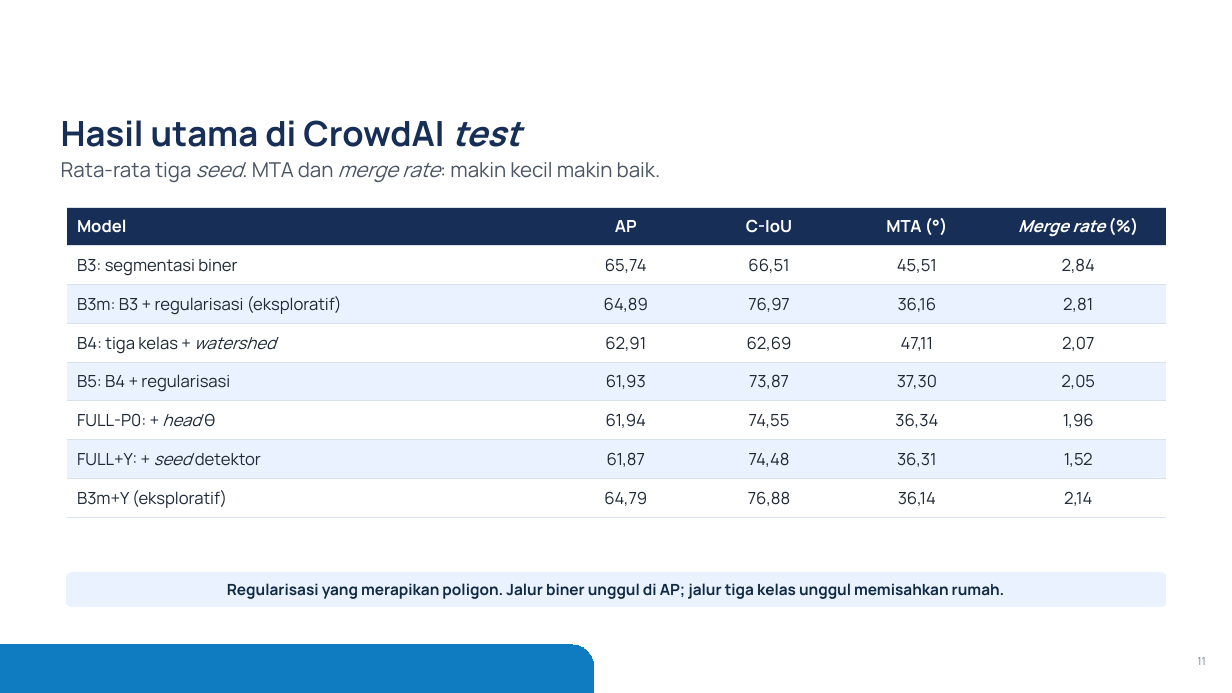
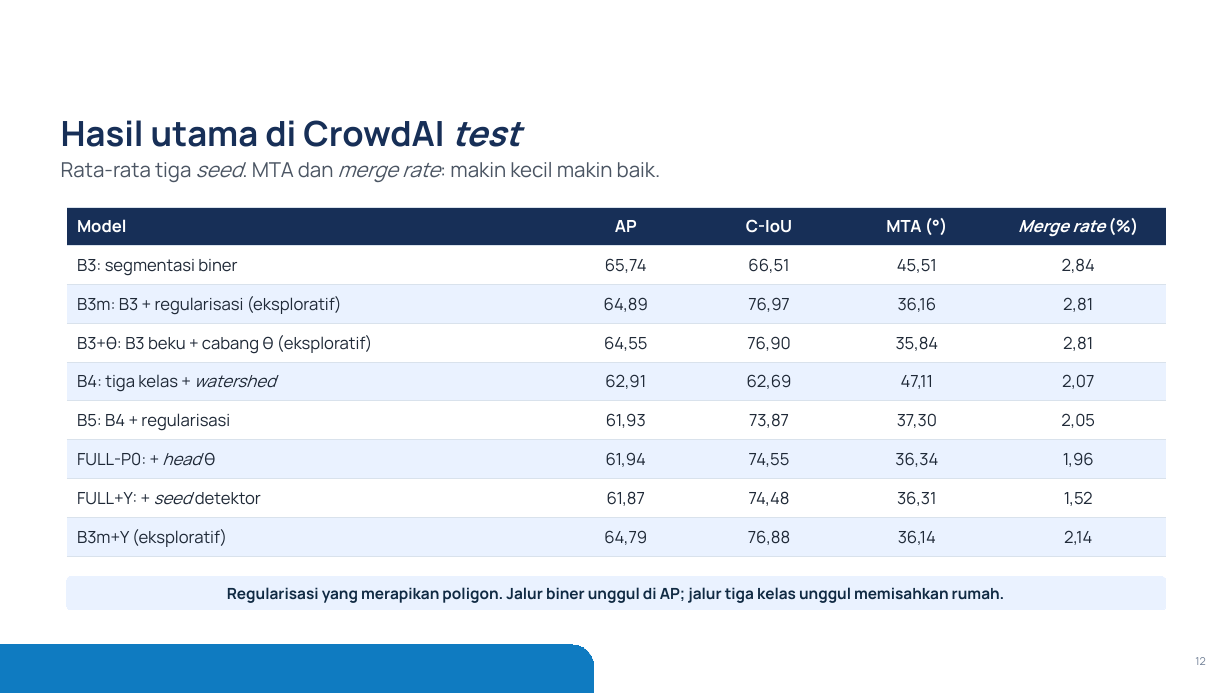
Before and after one commit to mahathirmuh/building-footprint-extraction, a slide deck: slide 12 of slides/densepoly.pptx (slide 11 before the commit). Drawn at 1232x693 pixels with LibreOffice and Linux fonts; fonts in the diff are those of the drawing; background and template pictures are left out. Boxes give left, top, right and bottom in pixels: in the first picture for what was removed or moved away, otherwise in the second. Text is boxed around its words. In the diff, an @@ line names an element or a change of style, - is before the commit and + after.

Commit message:
Deck: state of the art 2022-2026, an ablation slide, and the result of B3+θ
FFL (2021) leaves the state-of-the-art table; the ablation ladder B0 to FULL-P2 gets its own slide; the exploratory
slide on θ in the binary route now holds both variants (trained jointly: worse; branch on the frozen B3: better by
the frozen rule). scripts/paper_tables.py exports the numbers of B1, B2, B5', FULL-P1, B3+θ and of table n1_frozen.

```diff
--- a/slides/densepoly.pptx
+++ b/slides/densepoly.pptx
@@ table at bbox=[67, 207, 1165, 551] @@
+row 4: B3+θ: B3 beku + cabang θ (eksploratif) | 64,55 | 76,90 | 35,84 | 2,81
@@ rounded rectangle "Regularisasi yang merapikan poligon. Jalur ...": place and size @@
-rounded rectangle "Regularisasi yang merapikan poligon. Jalur ..." at bbox=[67, 573, 1165, 606]
+rounded rectangle "Regularisasi yang merapikan poligon. Jalur ..." at bbox=[67, 577, 1165, 610]
@@ page number at bbox=[1195, 657, 1205, 665]: text changed @@
-11
+12
```
Also in this commit, not shown: 4 other slides changed, 1 slide added, 7 other files.
